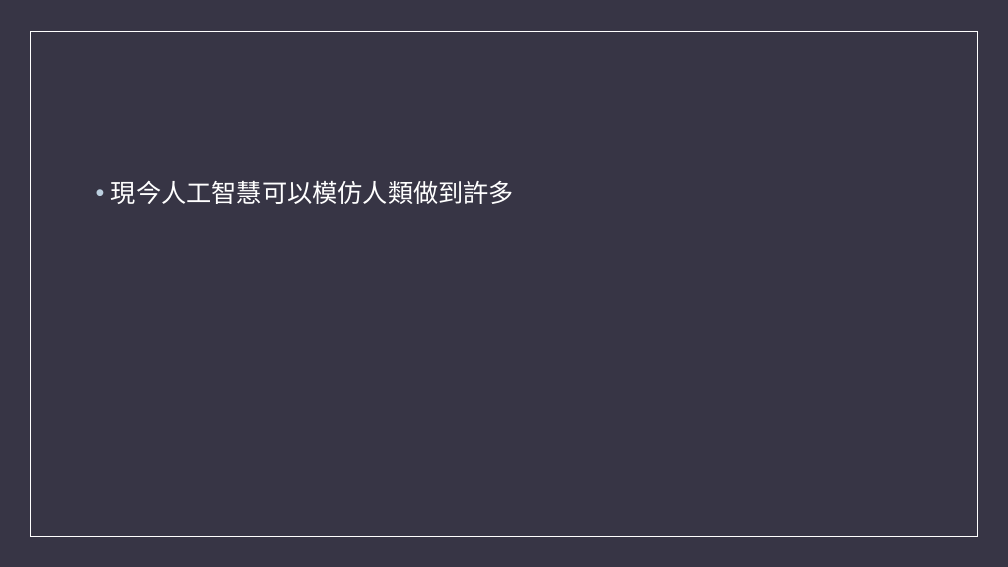
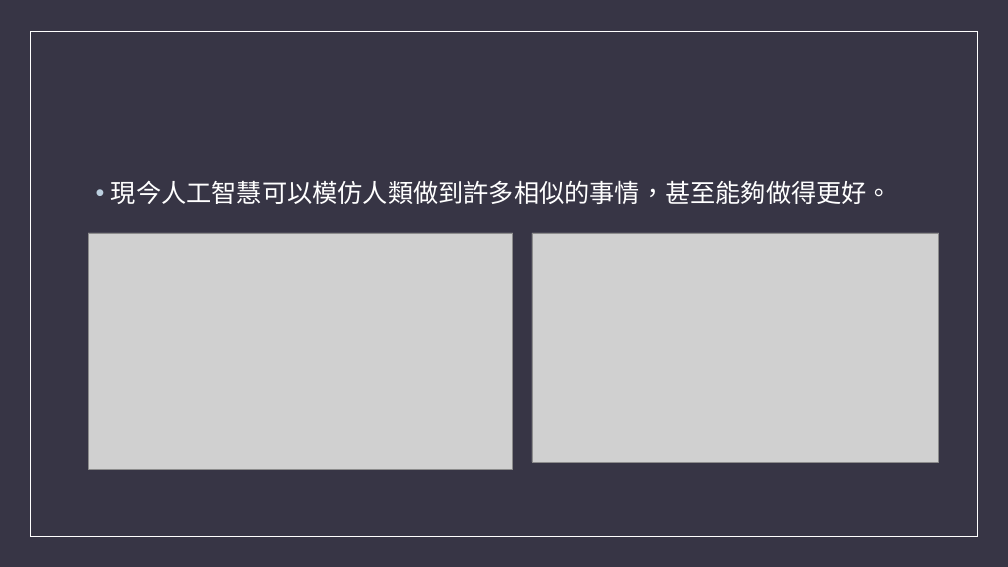
Before and after one commit to Kagu82104/thesissystem, a slide deck: slide 4 of ppt/thesis.pptx. Drawn at 1008x567 pixels with LibreOffice and Linux fonts; fonts in the diff are those of the drawing; grey boxes stand for pictures. Boxes give left, top, right and bottom in pixels: in the first picture for what was removed or moved away, otherwise in the second. Text is boxed around its words. In the diff, an @@ line names an element or a change of style, - is before the commit and + after.

```diff
--- a/ppt/thesis.pptx
+++ b/ppt/thesis.pptx
@@ text at <box>111,181,892,204</box>: text changed @@
-• 現今人工智慧可以模仿人類做到許多
+• 現今人工智慧可以模仿人類做到許多相似的事情，甚至能夠做得更好。
@@ picture added at <box>88,233,513,469</box> @@
@@ picture added at <box>532,233,939,462</box> @@
```
Also in this commit, not shown: 1 slide added, 1 slide removed, 1 other file.
